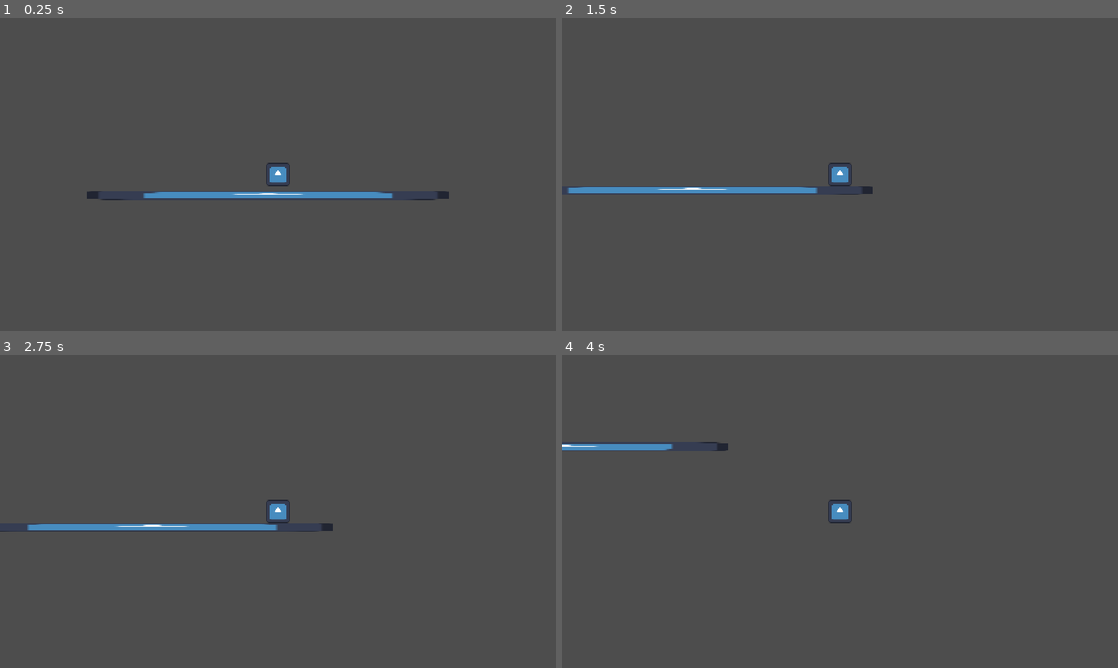
Above: before the commit, frames 1-4 (two rows, left to right).
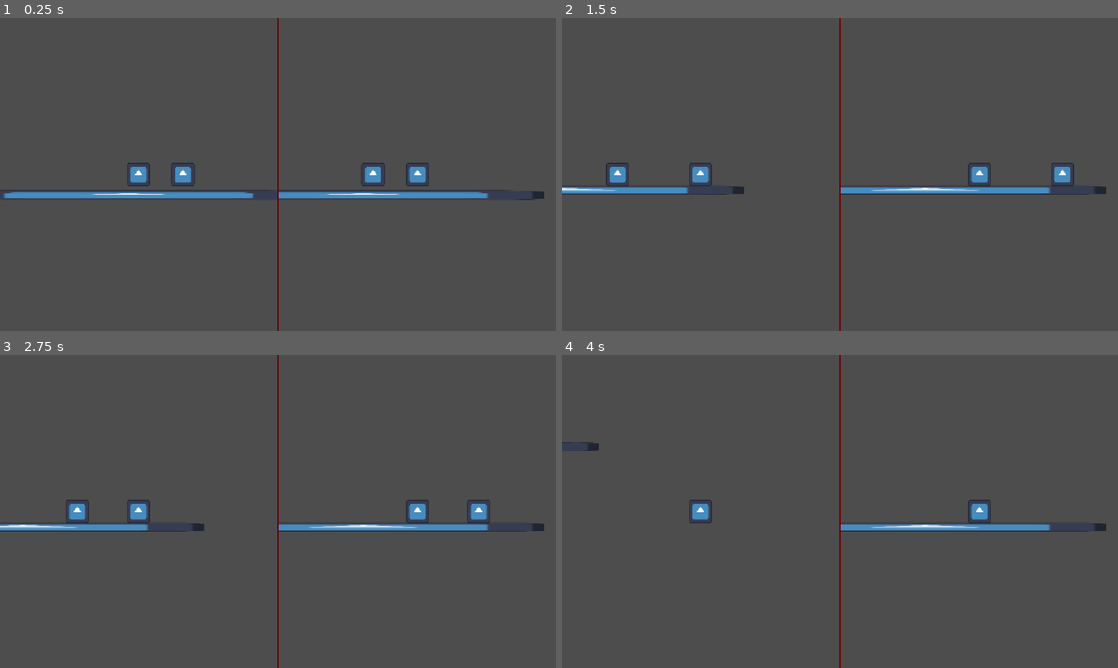
Above: after the commit, the same moments.

Repository: Abaan404/Sask-Game-Jam-Fall-2026
Game: Godot game, scene res://Scenes/HUD/split_screen.tscn
Same seed, same stepped clock (60 frames per second), same inputs: the game is played once before the commit and once after it. Before the commit the project starts from res://Scenes/Levels/test_scene.tscn. The engine's default icon, where the game draws it, is replaced by a stand-in: a white triangle on a blue panel in a dark square.
Inputs:
- Up to frame 1 (0.25 s): no input
- Up to frame 2 (1.5 s): hold D (right) from 0.53 s (still down); tap W (up) at 0.6, 0.77, 1.07, 1.35 s
- Up to frame 3 (2.75 s): tap W (up) at 1.52, 1.82, 2.1 s; release D (right) at 2.03 s; hold A (left) from 2.03 s (still down)
- Up to frame 4 (4 s): release A (left) at 2.78 s; hold D (right) from 2.78 s (still down); tap W (up) at 2.85, 3.02, 3.32, 3.6, 3.77 s

The runs differ from the first frame. In frame 1, 2.9% of the frame differs, in the area x 0-98%, y 0-100%; in frame 2, 2.8%; in frame 3, 2.9%; in frame 4, 2.2%.

Commit message:
Added Split-screen functionality. Changed Player script

Diff:
--- a/game-jam-fall-2026/Scenes/Entities/Player.tscn
+++ b/game-jam-fall-2026/Scenes/Entities/Player.tscn
@@ -6,8 +6,9 @@
 [sub_resource type="RectangleShape2D" id="RectangleShape2D_v402d"]
 size = Vector2(48, 48)
 
-[node name="Player" type="CharacterBody2D" unique_id=1438121118]
+[node name="Player" type="CharacterBody2D" unique_id=1438121118 node_paths=PackedStringArray("camera_transform")]
 script = ExtResource("1_v402d")
+camera_transform = NodePath("CameraTransform")
 
 [node name="CollisionShape2D" type="CollisionShape2D" parent="." unique_id=832242272]
 shape = SubResource("RectangleShape2D_v402d")
@@ -16,4 +17,4 @@
 scale = Vector2(0.375, 0.375)
 texture = ExtResource("1_3kvya")
 
-[node name="Camera2D" type="Camera2D" parent="." unique_id=1264180409]
+[node name="CameraTransform" type="RemoteTransform2D" parent="." unique_id=1982584075]
--- /dev/null
+++ b/game-jam-fall-2026/Scenes/HUD/split_screen.tscn
@@ -0,0 +1,58 @@
+[gd_scene format=3 uid="uid://egf4wj2c16tc"]
+
+[ext_resource type="PackedScene" uid="uid://o1fq8x1kg8ev" path="res://Scenes/Levels/test_scene.tscn" id="1_1d5fy"]
+[ext_resource type="Script" uid="uid://b4ak0fe70pwo6" path="res://Scripts/split_screen.gd" id="1_1qg8b"]
+
+[sub_resource type="World3D" id="World3D_1d5fy"]
+
+[node name="SplitScreen" type="Node" unique_id=967448012 node_paths=PackedStringArray("viewport1", "cam1", "viewport2", "cam2", "level_container")]
+script = ExtResource("1_1qg8b")
+viewport1 = NodePath("HBoxContainer/1/View1")
+cam1 = NodePath("HBoxContainer/1/View1/Camera1")
+viewport2 = NodePath("HBoxContainer/2/View2")
+cam2 = NodePath("HBoxContainer/2/View2/Camera2")
+level_container = NodePath("HBoxContainer/1/View1/Level Container")
+
+[node name="HBoxContainer" type="HBoxContainer" parent="." unique_id=1677498541]
+anchors_preset = 15
+anchor_right = 1.0
+anchor_bottom = 1.0
+grow_horizontal = 2
+grow_vertical = 2
+size_flags_horizontal = 3
+size_flags_vertical = 4
+theme_override_constants/separation = 0
+alignment = 1
+
+[node name="1" type="SubViewportContainer" parent="HBoxContainer" unique_id=1382585363]
+layout_mode = 2
+size_flags_horizontal = 3
+
+[node name="View1" type="SubViewport" parent="HBoxContainer/1" unique_id=1355376473]
+world_3d = SubResource("World3D_1d5fy")
+handle_input_locally = false
+size = Vector2i(574, 648)
+render_target_update_mode = 4
+
+[node name="Camera1" type="Camera2D" parent="HBoxContainer/1/View1" unique_id=1990636007]
+
+[node name="Level Container" type="Node2D" parent="HBoxContainer/1/View1" unique_id=1848816721]
+
+[node name="TestScene" parent="HBoxContainer/1/View1/Level Container" unique_id=1565828327 instance=ExtResource("1_1d5fy")]
+
+[node name="ColorRect" type="ColorRect" parent="HBoxContainer" unique_id=1525127316]
+custom_minimum_size = Vector2(2, 0)
+layout_mode = 2
+size_flags_horizontal = 3
+color = Color(0.42821592, 0, 0.0032687036, 1)
+
+[node name="2" type="SubViewportContainer" parent="HBoxContainer" unique_id=195039710]
+layout_mode = 2
+size_flags_horizontal = 3
+
+[node name="View2" type="SubViewport" parent="HBoxContainer/2" unique_id=952388035]
+handle_input_locally = false
+size = Vector2i(574, 648)
+render_target_update_mode = 4
+
+[node name="Camera2" type="Camera2D" parent="HBoxContainer/2/View2" unique_id=1349488191]
--- a/game-jam-fall-2026/Scenes/Levels/test_scene.tscn
+++ b/game-jam-fall-2026/Scenes/Levels/test_scene.tscn
@@ -11,6 +11,10 @@
 [node name="Player" parent="." unique_id=1438121118 instance=ExtResource("1_sgftv")]
 position = Vector2(20, -73)
 
+[node name="Player2" parent="." unique_id=2085434168 instance=ExtResource("1_sgftv")]
+position = Vector2(112, -73)
+is_player_2 = true
+
 [node name="StaticBody2D" type="StaticBody2D" parent="." unique_id=1178217182]
 
 [node name="CollisionShape2D" type="CollisionShape2D" parent="StaticBody2D" unique_id=1542123080]
@@ -20,3 +24,9 @@
 position = Vector2(-0.50001144, -1.5)
 scale = Vector2(5.8515625, 0.1484375)
 texture = ExtResource("2_2u58p")
+
+[node name="Sprite2D" type="Sprite2D" parent="." unique_id=1113904712]
+visible = false
+position = Vector2(-112.00003, -228)
+scale = Vector2(14.249999, 9.9375)
+texture = ExtResource("2_2u58p")
--- a/game-jam-fall-2026/Scripts/player.gd
+++ b/game-jam-fall-2026/Scripts/player.gd
@@ -1,14 +1,24 @@
 extends CharacterBody2D
+class_name Player
 
+@export var camera_transform: RemoteTransform2D
 
 @export var speed: float = 300.0
 @export var jump: float = -400.0
 
-var camera: Camera2D
+@export var is_player_2: bool
+var input_up: String = "up"
+var input_down: String = "down"
+var input_left: String = "left"
+var input_right: String = "right"
 
 
 func _ready() -> void:
-	pass
+	if is_player_2:
+		input_up += "2"
+		input_down += "2"
+		input_left += "2"
+		input_right +="2"
 
 func _physics_process(delta: float) -> void:
 	# Add the gravity.
@@ -16,12 +26,12 @@
 		velocity += get_gravity() * delta
 
 	# Handle jump.
-	if Input.is_action_just_pressed("up") and is_on_floor():
+	if Input.is_action_just_pressed(input_up) and is_on_floor():
 		velocity.y = jump
 
 	# Get the input direction and handle the movement/deceleration.
 	# As good practice, you should replace UI actions with custom gameplay actions.
-	var direction := Input.get_axis("left", "right")
+	var direction := Input.get_axis(input_left, input_right)
 	if direction:
 		velocity.x = direction * speed
 	else:
--- /dev/null
+++ b/game-jam-fall-2026/Scripts/split_screen.gd
@@ -0,0 +1,22 @@
+extends Node
+
+@export var viewport1: SubViewport
+@export var cam1: Camera2D
+@export var viewport2: SubViewport
+@export var cam2: Camera2D
+
+
+@export var level_container: Node2D
+
+# Called when the node enters the scene tree for the first time.
+func _ready() -> void:
+	viewport2.world_2d = viewport1.world_2d
+
+
+	#Gets the level which is under the node named "Level"
+	for node in level_container.get_child(0).get_children():
+		if node is Player:
+			if node.is_player_2:
+				node.camera_transform.remote_path = cam2.get_path()
+			else:
+				node.camera_transform.remote_path = cam1.get_path()
--- a/game-jam-fall-2026/project.godot
+++ b/game-jam-fall-2026/project.godot
@@ -11,7 +11,7 @@
 [application]
 
 config/name="GameJamFall2026"
-run/main_scene="uid://o1fq8x1kg8ev"
+run/main_scene="uid://egf4wj2c16tc"
 config/features=PackedStringArray("4.7", "Forward Plus")
 config/icon="res://Assets/icon.svg"
 
@@ -42,6 +42,25 @@
 "events": [Object(InputEventKey,"resource_local_to_scene":false,"resource_name":"","device":-1,"window_id":0,"alt_press …(192 unchanged characters)…
 ]
 }
+left2={
+"deadzone": 0.2,
+"events": [Object(InputEventKey,"resource_local_to_scene":false,"resource_name":"","device":-1,"window_id":0,"alt_pressed":false,"shift_pressed":false,"ctrl_pressed":false,"meta_pressed":false,"pressed":false,"keycode":0,"physical_keycode":4194319,"key_label":0,"unicode":0,"location":0,"echo":false,"script":null)
+]
+}
+right2={
+"deadzone": 0.2,
+"events": [Object(InputEventKey,"resource_local_to_scene":false,"resource_name":"","device":-1,"window_id":0,"alt_pressed":false,"shift_pressed":false,"ctrl_pressed":false,"meta_pressed":false,"pressed":false,"keycode":0,"physical_keycode":4194321,"key_label":0,"unicode":0,"location":0,"echo":false,"script":null)
+]
+}
+up2={
+"deadzone": 0.2,
+"events": [Object(InputEventKey,"resource_local_to_scene":false,"resource_name":"","device":-1,"window_id":0,"alt_pressed":false,"shift_pressed":false,"ctrl_pressed":false,"meta_pressed":false,"pressed":false,"keycode":0,"physical_keycode":4194320,"key_label":0,"unicode":0,"location":0,"echo":false,"script":null)
+]
+}
+down2={
+"deadzone": 0.2,
+"events": []
+}
 
 [physics]
 
Not shown, added: game-jam-fall-2026/Scripts/split_screen.gd.uid
